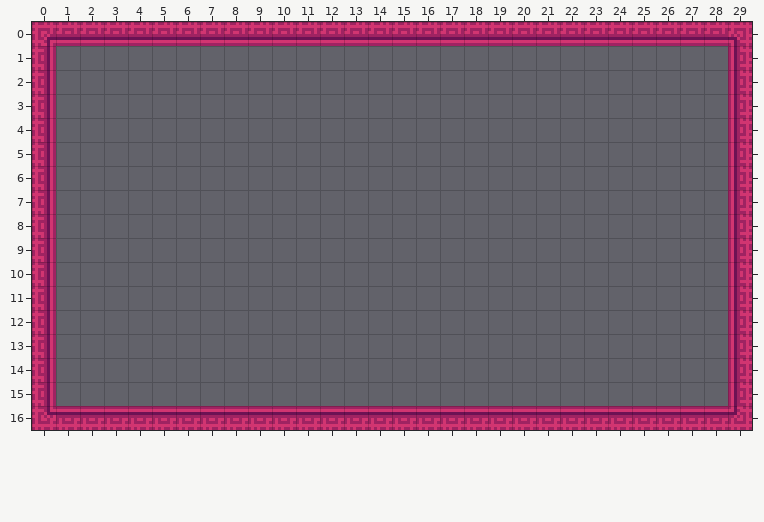
One commit to this Tiled map: assets/maps/map-1.tmx. This is how it looked before the edit.
Cells are 8x8 px. Shown: x 0..29, y 0..16.
Now the later version:
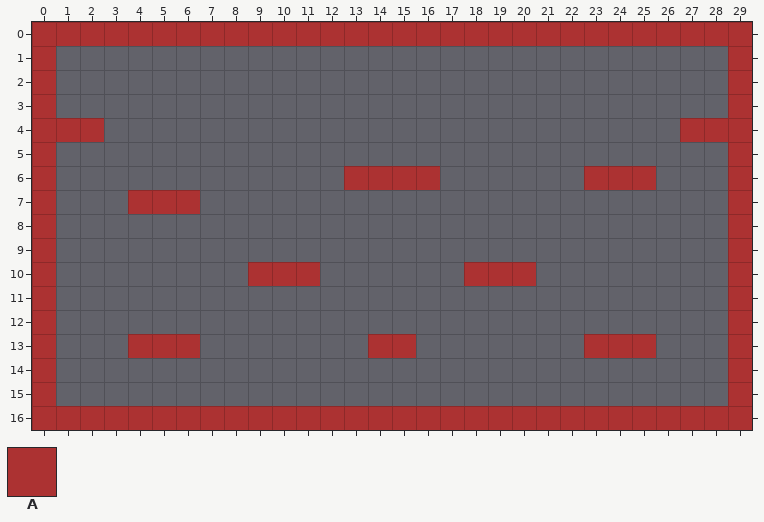
Key: from "collision-tile": A 0.
_ is an empty cell.
Tiles of an added or newly shown layer are drawn over the layers below it.
Difference:
Layer "collision" (now shown):
Tile A now appears in row 0 at x 0 to 29; in rows 1 to 3 at x 0 and 29; in row 4 at x 0 to 2 and 27 to 29; in row 5 at x 0 and 29; in row 6 at x 0, 13 to 16, 23 to 25 and 29; in row 7 at x 0, 4 to 6 and 29.
Tile A now appears in rows 8 to 9 at x 0 and 29; in row 10 at x 0, 9 to 11, 18 to 20 and 29; in rows 11 to 12 at x 0 and 29; in row 13 at x 0, 4 to 6, 14 to 15, 23 to 25 and 29; in rows 14 to 15 at x 0 and 29; in row 16 at x 0 to 29.
